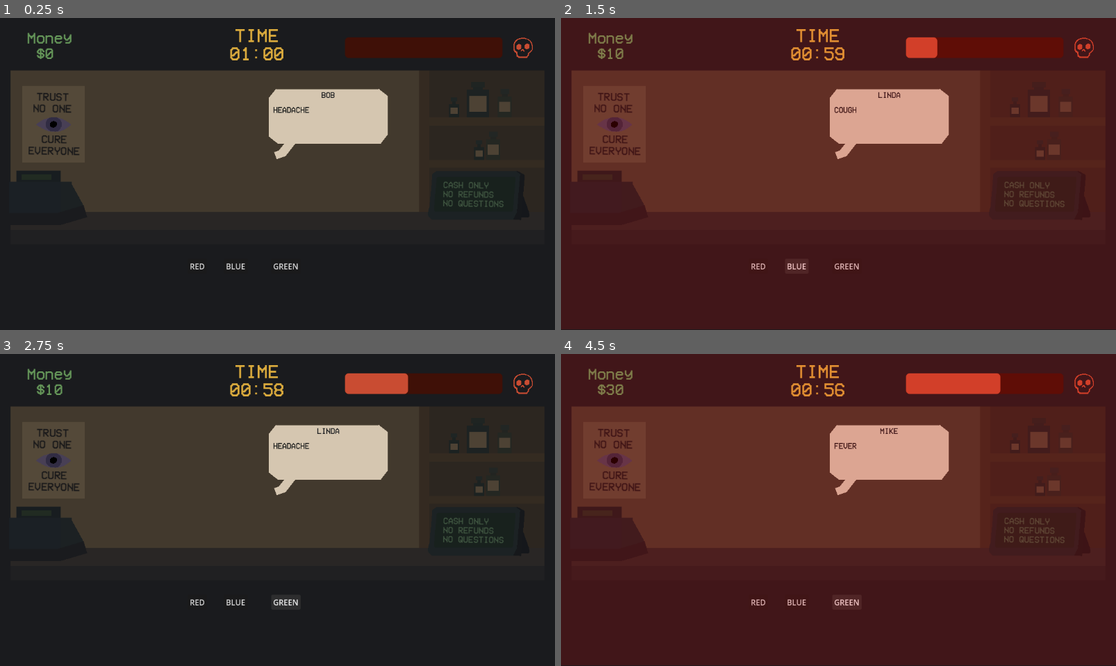
Above: before the commit, frames 1-4 (two rows, left to right).
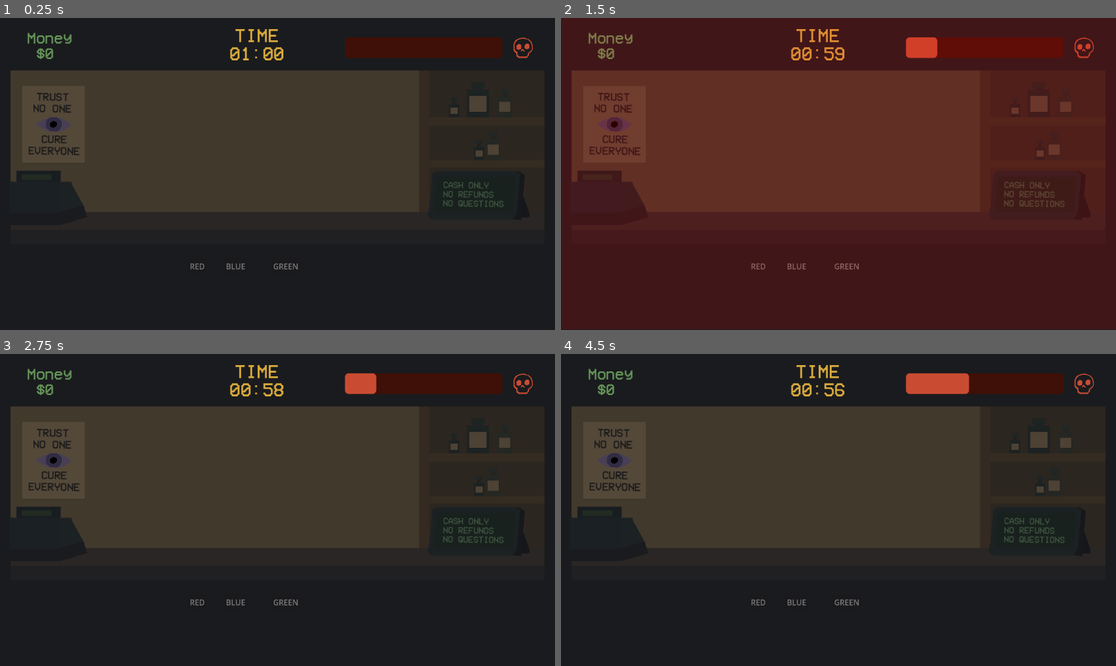
Above: after the commit, the same moments.

Repository: etper/running-a-shop
Game: Godot game, scene res://main.tscn
The game is run twice, just before and just after one commit, with the same random seed, the same clock (stepped at 60 frames per second) and the same inputs.
Inputs (mouse positions are in pixels of both pictures, inside the frame that each line leads up to):
- Up to frame 1 (0.25 s): no input
- Up to frame 2 (1.5 s): click (760, 267) at 0.5 s, where only the run before the commit has a clickable "RED"; click "BLUE" at 1.25 s
- Up to frame 3 (2.75 s): click (288, 603) at 2 s, where only the run before the commit has a clickable "GREEN"
- Up to frame 4 (4.5 s): click (760, 603) at 2.75 s, where only the run before the commit has a clickable "RED"; click "BLUE" at 3.5 s; click (849, 603) at 4.25 s, where only the run before the commit has a clickable "GREEN"

The runs differ from the first frame. In frame 1, 3.9% of the frame differs, in the area x 34-70%, y 22-81%; in frame 2, 4.0%; in frame 3, 4.4%; in frame 4, 99%, in the area x 0-100%, y 0-100%.

Commit message:
customers appearing disappearing

Diff:
--- a/main.gd
+++ b/main.gd
@@ -1,4 +1,6 @@
 extends Node2D
+
+var can_input = true
 
 @onready var symptom_label = $CustomerPanel/SymptomLabel
 @onready var money_label = $MoneyLabel
@@ -52,6 +54,10 @@
 var suspicion = 0
 
 func check_answer(selected_drug):
+
+	if not can_input:
+		return
+
 	var correct = selected_drug == current_customer["correct_drug"]
 
 	show_feedback(correct)
@@ -70,6 +76,8 @@
 		game_over("Busted!")
 		return
 
+	hide_customer()
+	await get_tree().create_timer(1.0).timeout
 	serve_next_customer()
 
 func _ready():
@@ -101,6 +109,10 @@
 	}
 
 func serve_next_customer():
+	hide_customer()
+
+	await get_tree().create_timer(0.7).timeout
+
 	if customers.size() == 0:
 		print("No customers left")
 		symptom_label.text = "No customers"
@@ -112,10 +124,10 @@
 
 	print("Customer symptom: " + symptom_text)
 
-	symptom_label.text = "Symptom: " + symptom_text
-
 	customer_name_label.text = current_customer["name"]
 	symptom_label.text = current_customer["symptom"]
+
+	show_customer()
 
 func _on_button_pressed() -> void:
 	check_answer("Red")
@@ -251,3 +263,25 @@
 	alpha *= max_alpha
 
 	vignette.color = Color(0.4, 0, 0, alpha)
+
+func hide_customer():
+
+	can_input = false
+	set_buttons_enabled(false)
+
+	$CustomerPanel.visible = false
+	$Art/SpeechBubble.visible = false
+	$Art/Customer.visible = false
+
+func show_customer():
+	$CustomerPanel.visible = true
+	$Art/SpeechBubble.visible = true
+	$Art/Customer.visible = true
+
+	can_input = true
+	set_buttons_enabled(true)
+
+func set_buttons_enabled(enabled):
+	$Button.disabled = not enabled
+	$Button2.disabled = not enabled
+	$Button3.disabled = not enabled
--- a/main.tscn
+++ b/main.tscn
@@ -1688,6 +1688,14 @@
 rotation = 3.0119748
 color = Color(0.7882353, 0.29803923, 0.19607843, 1)
 
+[node name="Customer" type="Node2D" parent="Art" unique_id=181627627]
+
+[node name="ColorRect" type="ColorRect" parent="Art/Customer" unique_id=1014460023]
+offset_left = 353.0
+offset_top = 182.0
+offset_right = 540.0
+offset_bottom = 404.0
+
 [node name="Timer" type="Timer" parent="." unique_id=479170890]
 autostart = true
 
